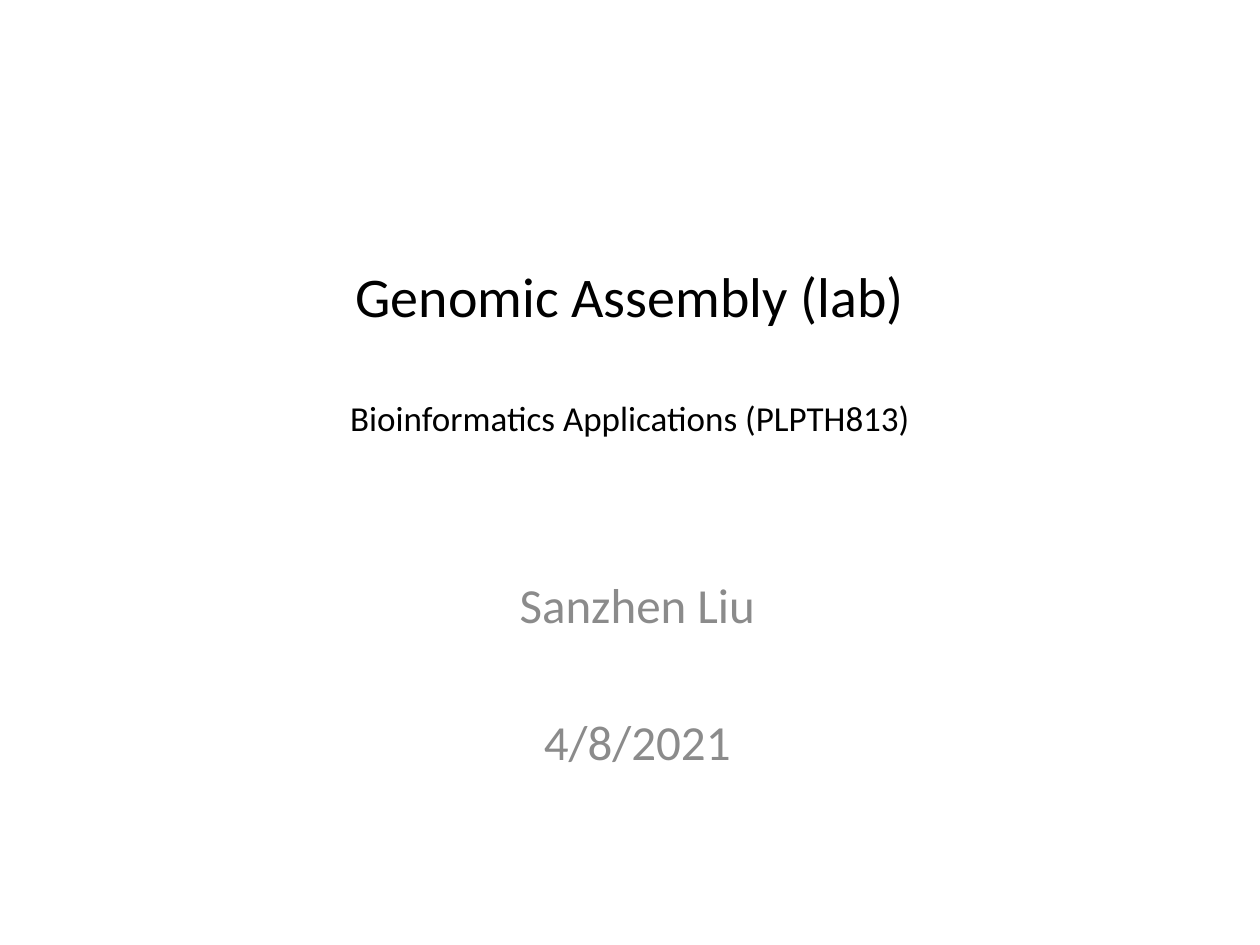
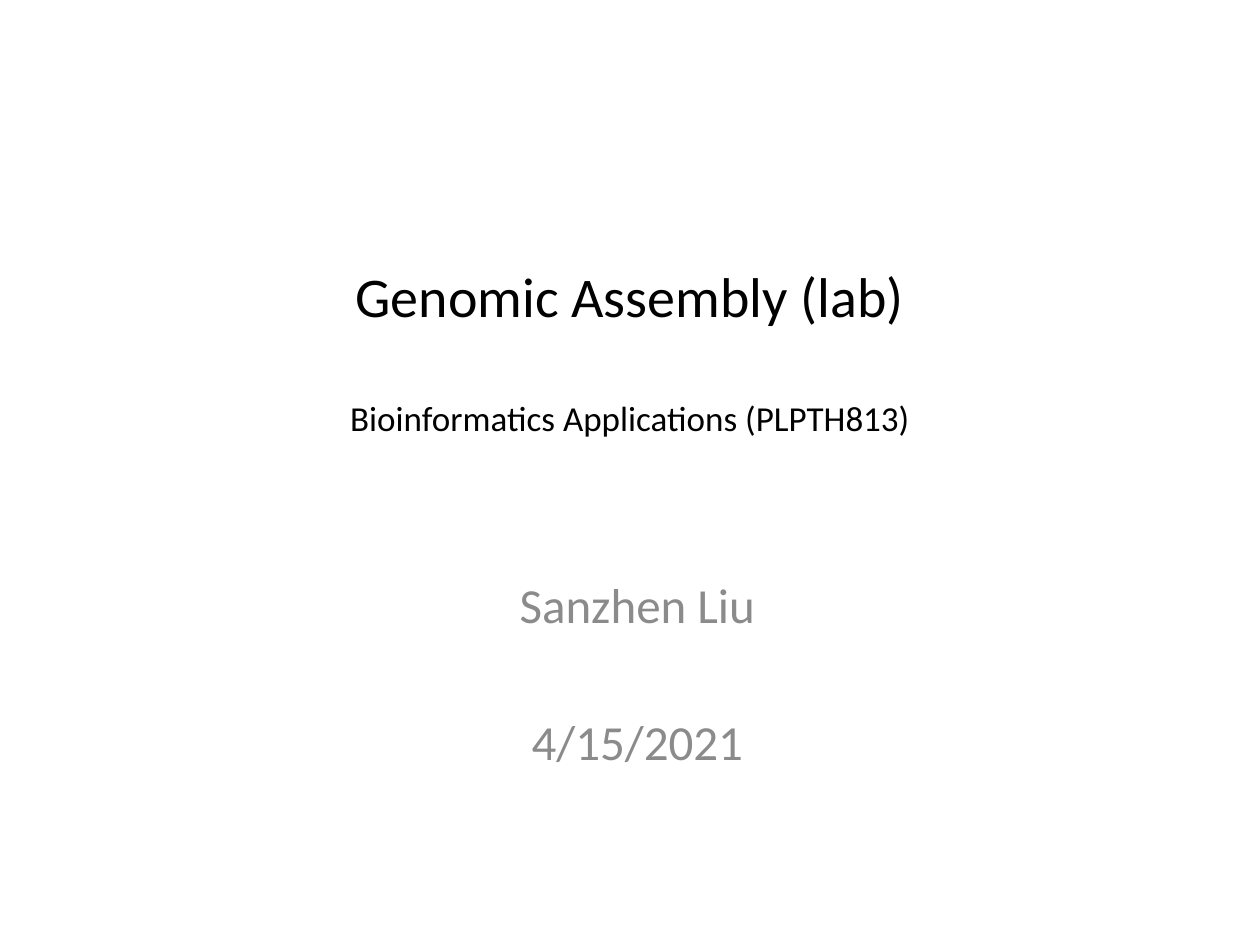
Before and after one commit to liu3zhenlab/teaching, a slide deck: slide 1 of PLPTH813Bioinformatis/2021/labs/lab10_assembly.pptx. Drawn at 1260x945 pixels with LibreOffice and Linux fonts; fonts in the diff are those of the drawing. Boxes give left, top, right and bottom in pixels: in the first picture for what was removed or moved away, otherwise in the second. Text is boxed around its words. In the diff, an @@ line names an element or a change of style, - is before the commit and + after.

```diff
--- a/PLPTH813Bioinformatis/2021/labs/lab10_assembly.pptx
+++ b/PLPTH813Bioinformatis/2021/labs/lab10_assembly.pptx
@@ subtitle at (532,726,743,762): text changed @@
-4/8/2021
+4/15/2021
```
Also in this commit, not shown: 7 other slides changed, 1 slide removed, 6 other files.
